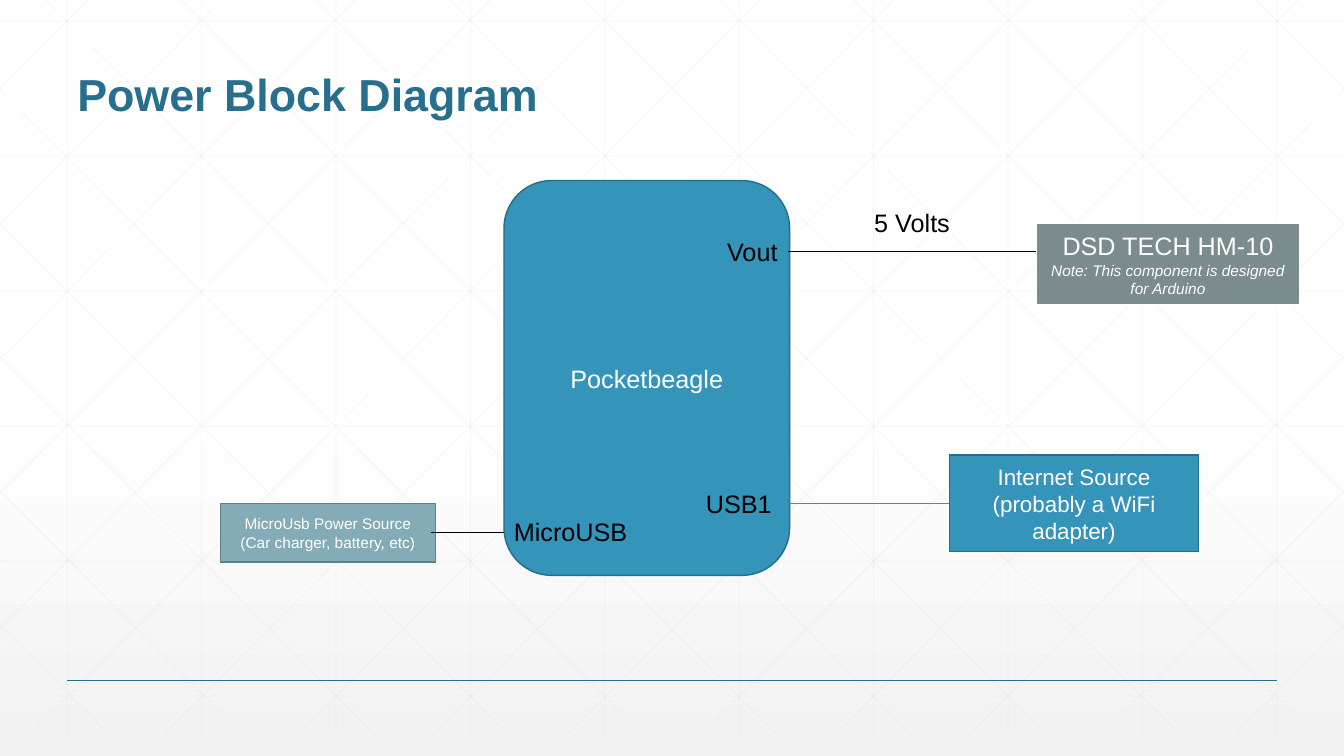
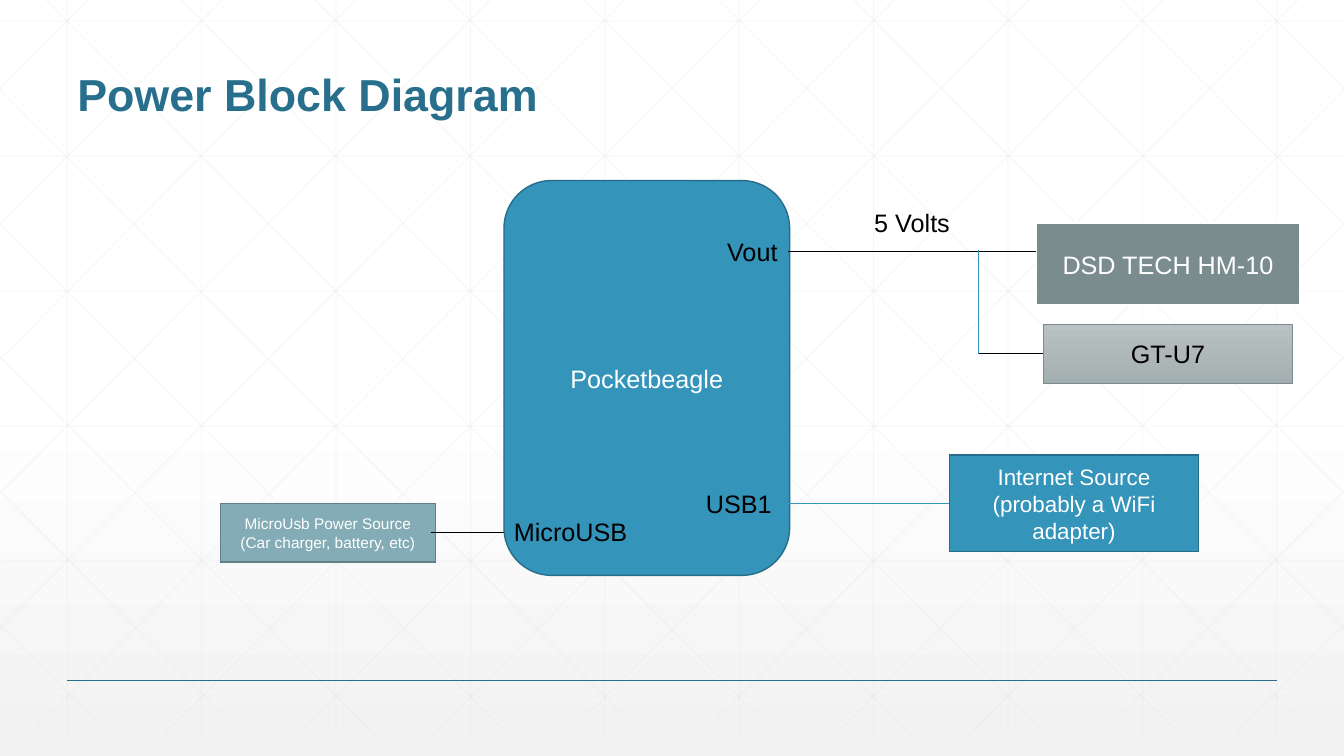
Before and after one commit to Spwo/ENGI301, a slide deck: slide 7 of ENGI301_project_proposal.pptx. Drawn at 1344x756 pixels with LibreOffice and Linux fonts; fonts in the diff are those of the drawing. Boxes give left, top, right and bottom in pixels: in the first picture for what was removed or moved away, otherwise in the second. Text is boxed around its words. In the diff, an @@ line names an element or a change of style, - is before the commit and + after.

```diff
--- a/ENGI301_project_proposal.pptx
+++ b/ENGI301_project_proposal.pptx
@@ line added from (979, 354) to (979, 250), #3494BA 0.5 pt @@
@@ text in rectangle at [1051, 265, 1285, 294]: paragraph removed @@
-Note: This component is designed for Arduino
@@ rectangle added at [1044, 325, 1293, 383], fill gradient #BBC2C3 to #AFB8B9 to #A3AEB0, outline #7A8C8E 0.5 pt, 18 pt, text #000000 @@
+GT-U7
@@ line added from (979, 354) to (1044, 354), #000000 0.5 pt @@
```
Also in this commit, not shown: 4 other slides changed.
